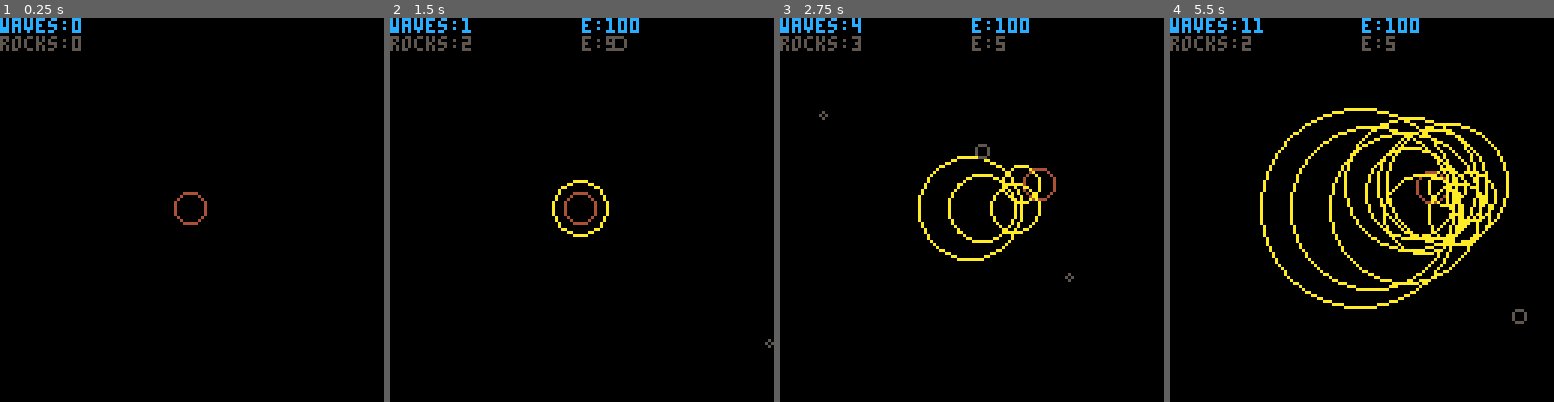
Above: before the commit, frames 1-4 (left to right).
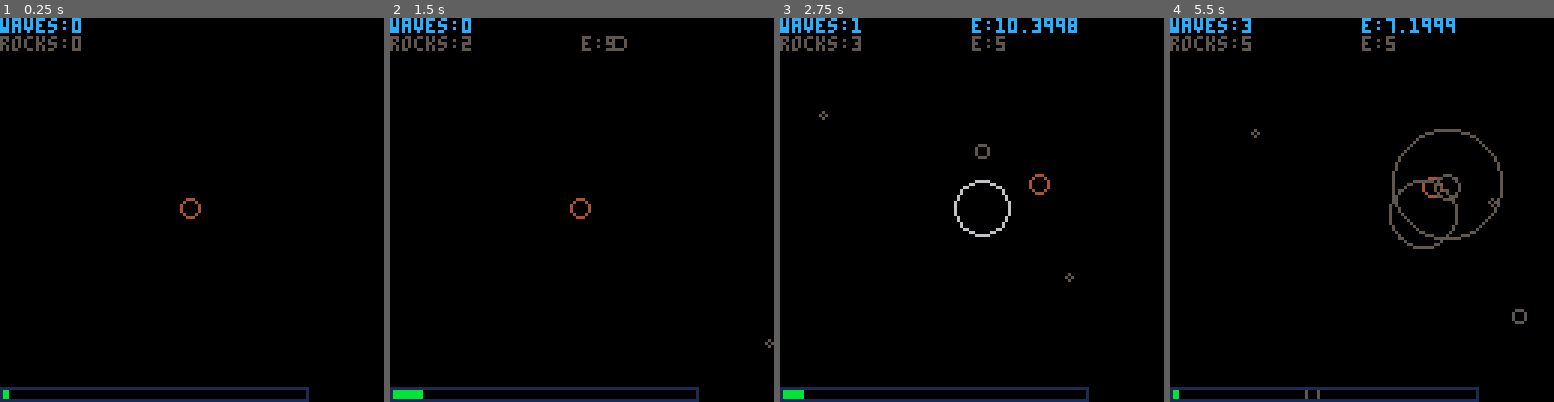
Above: after the commit, the same moments.

Repository: EngMaltez/P8Lab
Game: PICO-8 cartridge circprot.p8
Same seed, same stepped clock (60 frames per second), same inputs: the game is played once before the commit and once after it.
Inputs:
- Up to frame 1 (0.25 s): no input
- Up to frame 2 (1.5 s): tap X (X key) at 0.33, 1.07 s; tap O (Z key) at 0.7 s
- Up to frame 3 (2.75 s): hold Right 1.6-2.1 s; tap O (Z key) at 1.7, 2.1, 2.5 s; tap X (X key) at 1.85 s; hold Up 2.15-2.42 s; hold Right from 2.47 s (still down)
- Up to frame 4 (5.5 s): tap O (Z key) every 0.4 s from 2.9 to 5.3 s; tap X (X key) at 2.97, 4.08, 5.2 s; release Right at 3.03 s; hold Left 3.08-3.58 s; hold Down 3.63-3.97 s; hold Right 4.02-4.68 s; hold Up 4.73-5.03 s; hold Left from 5.08 s (still down)

The runs differ from the first frame. In frame 1, 1.6% of the frame differs, in the area x 0-81%, y 45-100%; in frame 2, 2.4%; in frame 3, 3.8%; in frame 4, 8.9%, in the area x 0-89%, y 0-100%.

Commit message:
ENH: capacitor energy bar

Diff:
--- a/circprot.p8
+++ b/circprot.p8
@@ -17,7 +17,11 @@
 -- game
 
 function init_game()
-	plr = {x=63,y=63,r=5} -- player
+	plr = {
+		x=63,y=63,r=3,
+		cap=0, -- capacitor charge
+		react=0.2, -- reactor power rate per frame
+	}
 	waves={}      -- shockwaves
 	rocks={}      -- rocks
 	_update = update_game
@@ -25,15 +29,8 @@
 end
 
 function update_game()
-	if (btn(⬅️)) plr.x -=1
-	if (btn(➡️)) plr.x +=1
-	if (btn(⬆️)) plr.y -=1
-	if (btn(⬇️)) plr.y +=1
-
-	if btnp(🅾️) then
-		sfx(1)
-	 create_shockwave()
-	end
+	update_player()
+
 	if btnp(❎) then
 		sfx(2)
 		create_rock()
@@ -74,18 +71,22 @@
 
 function draw_game()
 	cls()
+	-- draw player
 	circ(plr.x,plr.y,plr.r,4)
 	draw_shockwaves()
 	draw_rocks()
+	-- draw ship capacitor
+	rect(0,123,102,127,1)
+	rectfill(1,124,1+plr.cap,126,11)
 end
 
 -->8
 -- shockwave
 
-function create_shockwave()
+function create_shockwave(energy)
 	lastwave = {
 		x=plr.x, y=plr.y, r=plr.r,
-		e=100
+		e=energy
 	}
 	add(waves,lastwave)
 end
@@ -101,10 +102,10 @@
 
 function draw_shockwaves()
 	for wave in all(waves) do
-		cor = 10
-		if (wave.e < 50) cor=9
-		if (wave.e < 25) cor=4
-		if (wave.e < 10) cor=1
+		cor = 12
+		if (wave.e < 50) cor=7
+		if (wave.e < 25) cor=6
+		if (wave.e < 10) cor=5
 		circ(wave.x,wave.y,wave.r,cor)
 	end
 	print("waves:"..#waves,0,0,12)
@@ -186,36 +187,60 @@
 	print("game over",48,60,1)
 end
 
+-->8
+-- player ship
+
+function update_player()
+	if (btn(⬅️)) plr.x -=1
+	if (btn(➡️)) plr.x +=1
+	if (btn(⬆️)) plr.y -=1
+	if (btn(⬇️)) plr.y +=1
+
+	if btnp(🅾️) then
+		if plr.cap < 5 then
+			sfx(6)
+		else
+			sfx(1)
+		 create_shockwave(plr.cap)
+	 	plr.cap = 0
+	 end
+	end
+
+	plr.cap += plr.react
+	if (plr.cap>100) plr.cap = 100
+end
+
 __gfx__
 00000000000000000000000000000000000000000000000000000000000000000000000000000000000000000000000000000000000000000000000000000000
-00000000000000000000000000000000000000000000000000000000000000000000000000000000000000000000000000000000000000000000000000000000
-00700700000000000000000000000000000000000000000000000000000000000000000000000000000000000000000000000000000000000000000000000000
-00077000000000000000000000000000000000000000000000000000000000000000000000000000000000000000000000000000000000000000000000000000
-00077000000000000000000000000000000000000000000000000000000000000000000000000000000000000000000000000000000000000000000000000000
-00700700000000000000000000000000000000000000000000000000000000000000000000000000000000000000000000000000000000000000000000000000
-…(26 lines of a section not shown)…
+00000000111000000000000000000000000000000000000000000000000000000000000000000000000000000000000000000000000000000000000000000000
+00700700555000000000000000000000000000000000000000000000000000000000000000000000000000000000000000000000000000000000000000000000
+00077000ddd000000000000000000000000000000000000000000000000000000000000000000000000000000000000000000000000000000000000000000000
+00077000666000000000000000000000000000000000000000000000000000000000000000000000000000000000000000000000000000000000000000000000
+00700700777000000000000000000000000000000000000000000000000000000000000000000000000000000000000000000000000000000000000000000000
+00000000ccc000000000000000000000000000000000000000000000000000000000000000000000000000000000000000000000000000000000000000000000
+…(26 lines of a section not shown)…
Not shown, changed: the sound effects (__sfx__) section of circprot.p8
